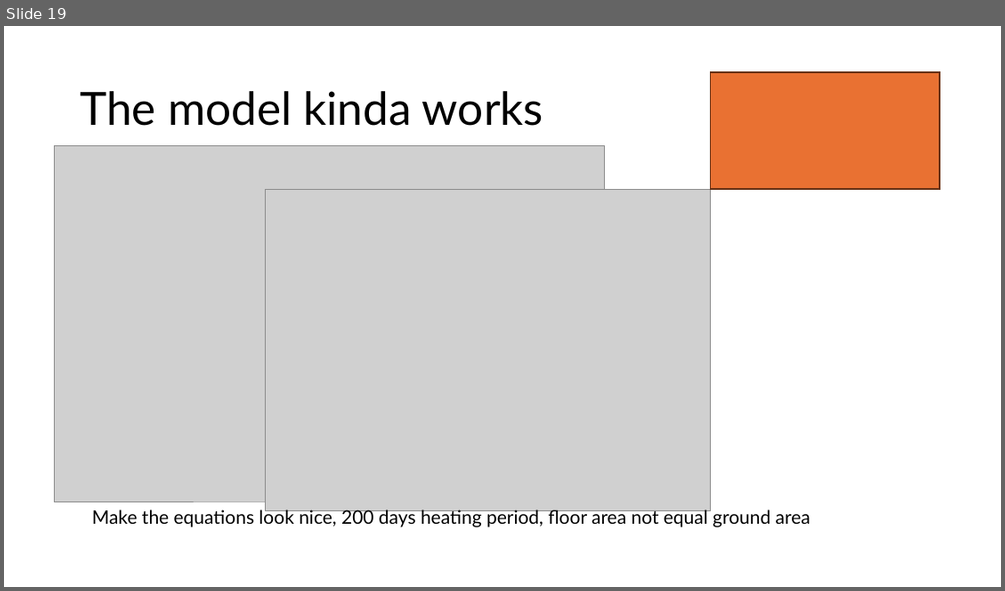
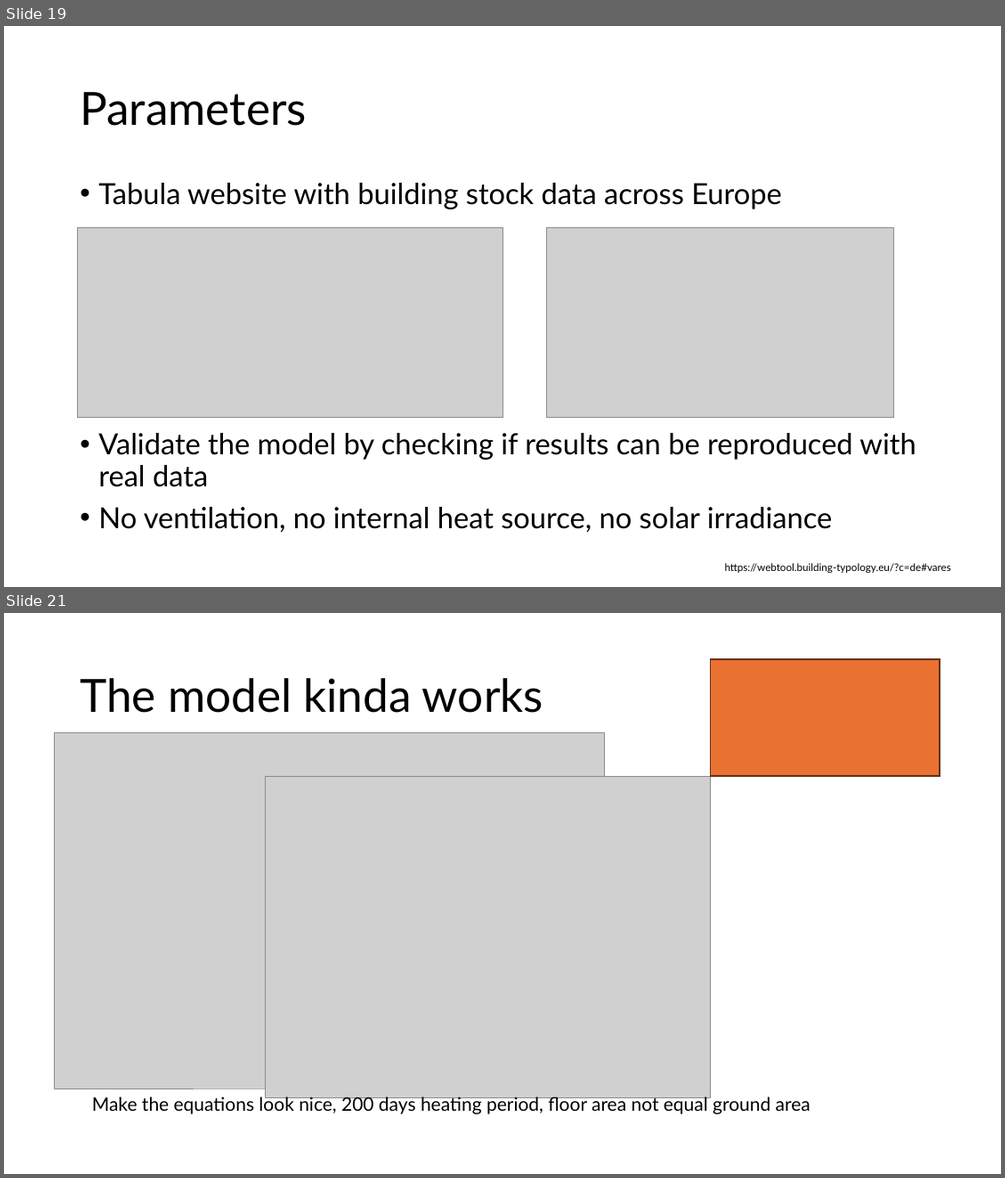
Before and after one commit to eyjomoin/Modeling-buildings-and-their-heating-systems, a slide deck: presentation/heat.pptx. Shown one above the other, each under a label of ours: slide 19 before the commit, slides 19 and 21 after it; the slides between them are not shown. The pictures are 1005x591 and 1005x1178 pixels, drawn with LibreOffice and Linux fonts; fonts in the diff are those of the drawing; grey boxes stand for pictures. Boxes give left, top, right and bottom in pixels: in the first picture for what was removed or moved away, otherwise in the second. Text is boxed around its words. In the diff, an @@ line names an element or a change of style, - is before the commit and + after.

```diff
--- a/presentation/heat.pptx
+++ b/presentation/heat.pptx
@@ slide 19 added at <box>4,26,1001,587</box>, background #FFFFFF @@
@@ title added at <box>80,92,307,126</box>, 44 pt, text #000000 @@
+Parameters
@@ text added at <box>98,183,915,532</box>, 28 pt, text #000000 @@
+• Tabula website with building stock data across Europe
+• Validate the model by checking if results can be reproduced with real data
+• No ventilation, no internal heat source, no solar irradiance
@@ picture added at <box>77,228,502,417</box> @@
@@ picture added at <box>547,228,894,417</box> @@
@@ text added at <box>725,563,951,572</box>, 10 pt, text #000000 @@
+https://webtool.building-typology.eu/?c=de#vares
@@ what was slide 19 is now slide 21 @@
```
Also in this commit, not shown: 3 slides changed, 4 other slides added, 2 slides removed, 3 other files.
